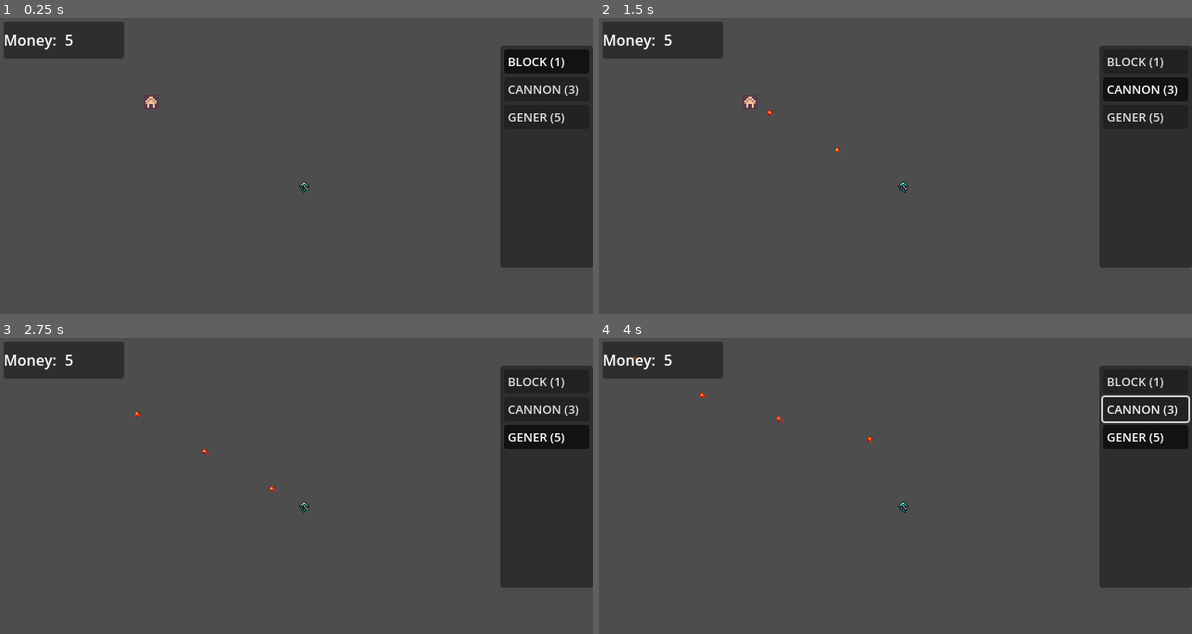
Above: before the commit, frames 1-4 (two rows, left to right).
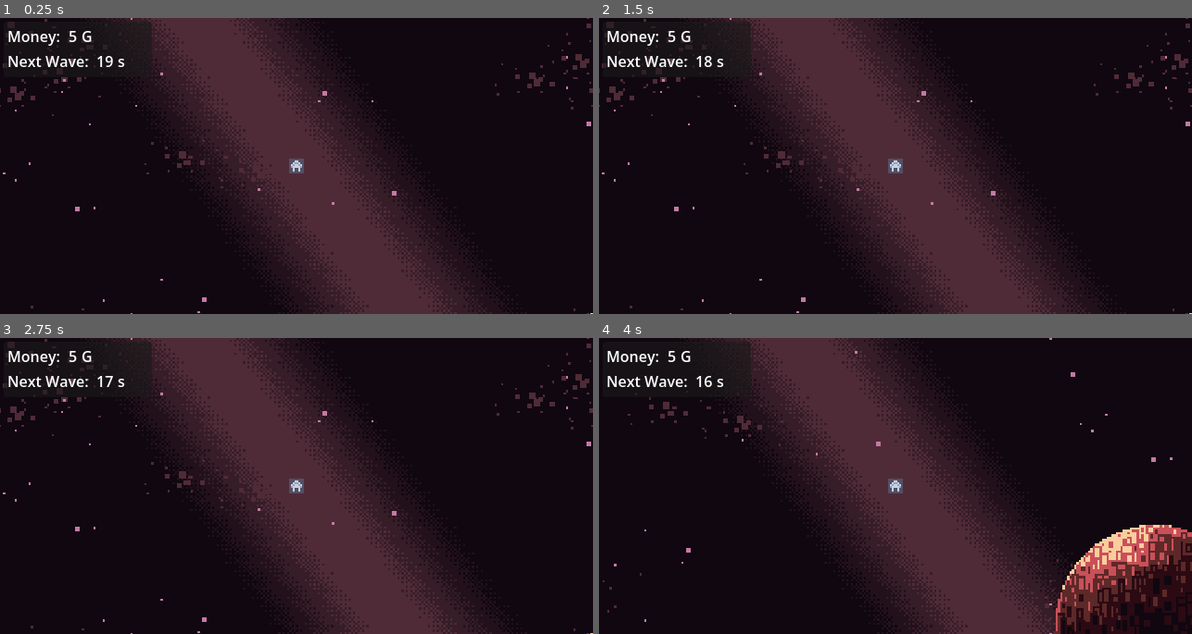
Above: after the commit, the same moments.

Repository: Befrimon/SpaceJourney
Game: Godot game, scene res://scenes/main.tscn
Two runs of this game, one before a commit and one after it. Both use one fixed random seed, a clock stepped at 60 frames per second and the inputs below.
Inputs (mouse positions are in pixels of both pictures, inside the frame that each line leads up to):
- Up to frame 1 (0.25 s): no input
- Up to frame 2 (1.5 s): click (1144, 62) at 0.5 s, where only the run before the commit has a clickable "BLOCK (1)"; click (1144, 89) at 1.25 s, where only the run before the commit has a clickable "CANNON (3)"
- Up to frame 3 (2.75 s): click (545, 435) at 2 s, where only the run before the commit has a clickable "GENER (5)"
- Up to frame 4 (4 s): move the mouse to (1025, 471) at 2.77 s; hold D (right) 2.78-3.53 s; click (1025, 471) at 2.85 s; tap Tab (switch_build) at 3.05, 3.6 s; move the mouse to (1025, 465) at 3.52 s; hold S (down) from 3.53 s (still down); click (1025, 465) at 3.8 s

The runs differ from the first frame. In frame 1, 98% of the frame differs, in the area x 0-100%, y 0-100%; in frame 2, 98%; in frame 3, 98%; in frame 4, 98%.

Commit message:
Many shit and game can play

Diff:
--- a/project.godot
+++ b/project.godot
@@ -94,3 +94,4 @@
 textures/canvas_textures/default_texture_filter=0
 rendering_device/driver.windows="d3d12"
 renderer/rendering_method="mobile"
+environment/defaults/default_clear_color=Color(1.92523e-07, 0.35691184, 0.28743407, 1)
--- a/resources/tile/block.tres
+++ b/resources/tile/block.tres
@@ -1,10 +1,10 @@
 [gd_resource type="Resource" script_class="MyTileData" format=3 uid="uid://c58nsa68doo2u"]
 
 [ext_resource type="Script" uid="uid://nox1a0ixv83j" path="res://scripts/resources/tile_data.gd" id="1_qxnln"]
-[ext_resource type="Texture2D" uid="uid://dwtfj4pokbxc" path="res://assets/Style E/tilemap_packed.png" id="2_abvub"]
+[ext_resource type="Texture2D" uid="uid://dm38qccghoy63" path="res://assets/Style A/tilemap_packed.png" id="2_qxnln"]
 
 [sub_resource type="AtlasTexture" id="AtlasTexture_id3vc"]
-atlas = ExtResource("2_abvub")
+atlas = ExtResource("2_qxnln")
 region = Rect2(8, 8, 8, 8)
 
 [resource]
--- a/resources/tile/cannon.tres
+++ b/resources/tile/cannon.tres
@@ -1,7 +1,7 @@
 [gd_resource type="Resource" script_class="MyTileData" format=3 uid="uid://cchrl52u3sjhq"]
 
 [ext_resource type="Script" uid="uid://nox1a0ixv83j" path="res://scripts/resources/tile_data.gd" id="1_by7fr"]
-[ext_resource type="Texture2D" uid="uid://dwtfj4pokbxc" path="res://assets/Style E/tilemap_packed.png" id="2_an3s7"]
+[ext_resource type="Texture2D" uid="uid://dm38qccghoy63" path="res://assets/Style A/tilemap_packed.png" id="2_an3s7"]
 
 [sub_resource type="AtlasTexture" id="AtlasTexture_id3vc"]
 atlas = ExtResource("2_an3s7")
--- a/resources/tile/generator.tres
+++ b/resources/tile/generator.tres
@@ -1,7 +1,7 @@
 [gd_resource type="Resource" script_class="MyTileData" format=3 uid="uid://bonxe5pryw2ao"]
 
 [ext_resource type="Script" uid="uid://nox1a0ixv83j" path="res://scripts/resources/tile_data.gd" id="1_3kbhl"]
-[ext_resource type="Texture2D" uid="uid://dwtfj4pokbxc" path="res://assets/Style E/tilemap_packed.png" id="2_734c4"]
+[ext_resource type="Texture2D" uid="uid://dm38qccghoy63" path="res://assets/Style A/tilemap_packed.png" id="2_734c4"]
 
 [sub_resource type="AtlasTexture" id="AtlasTexture_t1hqp"]
 atlas = ExtResource("2_734c4")
--- a/resources/tile/root.tres
+++ b/resources/tile/root.tres
@@ -1,10 +1,10 @@
 [gd_resource type="Resource" script_class="MyTileData" format=3 uid="uid://byi8oguqngvbh"]
 
 [ext_resource type="Script" uid="uid://nox1a0ixv83j" path="res://scripts/resources/tile_data.gd" id="1_lmp2r"]
-[ext_resource type="Texture2D" uid="uid://dwtfj4pokbxc" path="res://assets/Style E/tilemap_packed.png" id="2_ybskk"]
+[ext_resource type="Texture2D" uid="uid://dm38qccghoy63" path="res://assets/Style A/tilemap_packed.png" id="2_uwatp"]
 
 [sub_resource type="AtlasTexture" id="AtlasTexture_weimw"]
-atlas = ExtResource("2_ybskk")
+atlas = ExtResource("2_uwatp")
 region = Rect2(32, 24, 8, 8)
 
 [resource]
--- /dev/null
+++ b/scenes/game_over.tscn
@@ -0,0 +1,65 @@
+[gd_scene format=3 uid="uid://dn5c64myggs71"]
+
+[ext_resource type="Script" uid="uid://btdtvnhljhjr7" path="res://scripts/game_over.gd" id="1_xeevv"]
+
+[node name="GameOver" type="Control" unique_id=996232864]
+process_mode = 3
+layout_mode = 3
+anchors_preset = 15
+anchor_right = 1.0
+anchor_bottom = 1.0
+grow_horizontal = 2
+grow_vertical = 2
+script = ExtResource("1_xeevv")
+
+[node name="ColorRect" type="ColorRect" parent="." unique_id=876143753]
+layout_mode = 1
+anchors_preset = 15
+anchor_right = 1.0
+anchor_bottom = 1.0
+grow_horizontal = 2
+grow_vertical = 2
+color = Color(0, 0, 0, 0.50980395)
+
+[node name="Label" type="Label" parent="." unique_id=1108996599]
+layout_mode = 1
+anchors_preset = 8
+anchor_left = 0.5
+anchor_top = 0.5
+anchor_right = 0.5
+anchor_bottom = 0.5
+offset_left = -44.5
+offset_top = -11.5
+offset_right = 44.5
+offset_bottom = 11.5
+grow_horizontal = 2
+grow_vertical = 2
+theme_override_font_sizes/font_size = 42
+text = "SKILL ISSUE"
+horizontal_alignment = 1
+vertical_alignment = 1
+
+[node name="VBoxContainer" type="VBoxContainer" parent="." unique_id=321751261]
+layout_mode = 1
+anchors_preset = 8
+anchor_left = 0.5
+anchor_top = 0.5
+anchor_right = 0.5
+anchor_bottom = 0.5
+offset_left = -48.0
+offset_top = 50.0
+offset_right = 48.0
+offset_bottom = 116.0
+grow_horizontal = 2
+grow_vertical = 2
+
+[node name="Button" type="Button" parent="VBoxContainer" unique_id=508716547]
+layout_mode = 2
+text = "Retry Now"
+
+[node name="Button2" type="Button" parent="VBoxContainer" unique_id=1032116432]
+layout_mode = 2
+text = "Main Menu"
+
+[connection signal="pressed" from="VBoxContainer/Button" to="." method="_on_restart"]
+[connection signal="pressed" from="VBoxContainer/Button2" to="." method="_on_main_menu"]
--- a/scenes/game_ui.tscn
+++ b/scenes/game_ui.tscn
@@ -43,17 +43,21 @@
 &"default": SubResource("Animation_yubou")
 }
 
-[node name="GameUI" type="Control" unique_id=853261546 node_paths=PackedStringArray("shop_animator", "money_label")]
+[node name="GameUI" type="Control" unique_id=853261546 node_paths=PackedStringArray("shop_animator", "money_label", "wave_title", "wave_label", "wave_value")]
 layout_mode = 3
 anchors_preset = 15
 anchor_right = 1.0
 anchor_bottom = 1.0
 grow_horizontal = 2
 grow_vertical = 2
+mouse_filter = 1
 script = ExtResource("1_yubou")
 shop_animator = NodePath("Tiles/AnimationPlayer")
 shop_button_group = ExtResource("2_u2dgd")
-money_label = NodePath("Panel/Money/Count")
+money_label = NodePath("Panel/MarginContainer/VBoxContainer/Money/Count")
+wave_title = NodePath("Panel/MarginContainer/VBoxContainer/Wave/Title")
+wave_label = NodePath("Panel/MarginContainer/VBoxContainer/Wave/Count")
+wave_value = NodePath("Panel/MarginContainer/VBoxContainer/Wave/Value")
 
 [node name="Tiles" type="Panel" parent="." unique_id=1399751600]
 layout_mode = 1
@@ -69,7 +73,6 @@
 
 [node name="AnimationPlayer" type="AnimationPlayer" parent="Tiles" unique_id=270316796]
 libraries/ = SubResource("AnimationLibrary_rns2u")
-autoplay = &"default"
 
 [node name="MarginContainer" type="MarginContainer" parent="Tiles" unique_id=1405594522]
 layout_mode = 1
@@ -121,21 +124,50 @@
 layout_mode = 0
 offset_left = 4.0
 offset_top = 4.0
-offset_right = 134.0
-offset_bottom = 44.0
+offset_right = 164.0
+offset_bottom = 64.0
 
-[node name="Money" type="HBoxContainer" parent="Panel" unique_id=398046492]
+[node name="MarginContainer" type="MarginContainer" parent="Panel" unique_id=361598397]
 layout_mode = 1
 anchors_preset = 15
 anchor_right = 1.0
 anchor_bottom = 1.0
 grow_horizontal = 2
 grow_vertical = 2
+theme_override_constants/margin_left = 4
+theme_override_constants/margin_top = 4
+theme_override_constants/margin_right = 4
+theme_override_constants/margin_bottom = 4
 
-[node name="Title" type="Label" parent="Panel/Money" unique_id=1482467261]
+[node name="VBoxContainer" type="VBoxContainer" parent="Panel/MarginContainer" unique_id=639218853]
+layout_mode = 2
+
+[node name="Money" type="HBoxContainer" parent="Panel/MarginContainer/VBoxContainer" unique_id=398046492]
+layout_mode = 2
+
+[node name="Title" type="Label" parent="Panel/MarginContainer/VBoxContainer/Money" unique_id=1482467261]
 layout_mode = 2
 text = "Money: "
 
-[node name="Count" type="Label" parent="Panel/Money" unique_id=248865405]
+[node name="Count" type="Label" parent="Panel/MarginContainer/VBoxContainer/Money" unique_id=248865405]
 layout_mode = 2
 text = "1000"
+
+[node name="Value" type="Label" parent="Panel/MarginContainer/VBoxContainer/Money" unique_id=1920437597]
+layout_mode = 2
+text = "G"
+
+[node name="Wave" type="HBoxContainer" parent="Panel/MarginContainer/VBoxContainer" unique_id=547447991]
+layout_mode = 2
+
+[node name="Title" type="Label" parent="Panel/MarginContainer/VBoxContainer/Wave" unique_id=1941678711]
+layout_mode = 2
+text = "Next Wave:"
+
+[node name="Count" type="Label" parent="Panel/MarginContainer/VBoxContainer/Wave" unique_id=297432172]
+layout_mode = 2
+text = "20"
+
+[node name="Value" type="Label" parent="Panel/MarginContainer/VBoxContainer/Wave" unique_id=1945091114]
+layout_mode = 2
+text = "s"
--- a/scenes/ship.tscn
+++ b/scenes/ship.tscn
@@ -8,10 +8,12 @@
 [sub_resource type="ButtonGroup" id="ButtonGroup_tfsc7"]
 allow_unpress = true
 
-[node name="Ship" type="CharacterBody2D" unique_id=65887 node_paths=PackedStringArray("preview_container")]
+[node name="Ship" type="CharacterBody2D" unique_id=65887 node_paths=PackedStringArray("root", "preview_container", "canvas")]
 scale = Vector2(2, 2)
 script = ExtResource("1_2gnfn")
+root = NodePath("Root")
 preview_container = NodePath("PreviewContainer")
+canvas = NodePath("CanvasLayer")
 
 [node name="PreviewContainer" type="Node2D" parent="." unique_id=1133813455]
 
--- a/scenes/tile.tscn
+++ b/scenes/tile.tscn
@@ -12,6 +12,8 @@
 
 [sub_resource type="CircleShape2D" id="CircleShape2D_ywnoi"]
 radius = 2.0
+
+[sub_resource type="CircleShape2D" id="CircleShape2D_jy7pm"]
 
 [node name="Tile" type="StaticBody2D" unique_id=222142140 node_paths=PackedStringArray("sprite", "hitbox", "allow_area", "deny_area", "money_timer")]
 input_pickable = true
@@ -54,6 +56,13 @@
 
 [node name="MoneyIncome" type="Timer" parent="." unique_id=921130354]
 
+[node name="BlockSpawn" type="Area2D" parent="." unique_id=1481749713]
+collision_layer = 4
+collision_mask = 4
+
+[node name="CollisionShape2D" type="CollisionShape2D" parent="BlockSpawn" unique_id=934424375]
+shape = SubResource("CircleShape2D_jy7pm")
+
 [connection signal="hit" from="." to="." method="_on_hit"]
 [connection signal="mouse_entered" from="." to="." method="_on_mouse_entered"]
 [connection signal="mouse_exited" from="." to="." method="_on_mouse_exited"]
--- a/scenes/world_2d.tscn
+++ b/scenes/world_2d.tscn
@@ -1,12 +1,54 @@
 [gd_scene format=3 uid="uid://xprumt385jx"]
 
 [ext_resource type="PackedScene" uid="uid://efljw0rusemx" path="res://scenes/ship.tscn" id="1_pneyj"]
-[ext_resource type="PackedScene" uid="uid://n5jf0bgbamc7" path="res://scenes/enemy.tscn" id="2_yoglf"]
+[ext_resource type="Script" uid="uid://cyynaa53iqa0k" path="res://scripts/world_2d.gd" id="1_vydw8"]
+[ext_resource type="Texture2D" uid="uid://bd48fnljvtocq" path="res://assets/space_background_pack/space_background_pack/Assets/Old Version/layers/parallax-space-backgound.png" id="2_ieres"]
+[ext_resource type="Texture2D" uid="uid://btta404c7q21e" path="res://assets/space_background_pack/space_background_pack/Assets/Old Version/layers/parallax-space-stars.png" id="3_6cuhj"]
+[ext_resource type="Texture2D" uid="uid://byp6krc41c6rp" path="res://assets/space_background_pack/space_background_pack/Assets/Old Version/layers/parallax-space-big-planet.png" id="4_vydw8"]
 
-[node name="World2D" type="Node2D" unique_id=399623472]
+[node name="World2D" type="Node2D" unique_id=399623472 node_paths=PackedStringArray("enemy_container", "wave_timer")]
+script = ExtResource("1_vydw8")
+enemy_container = NodePath("EnemyContainer")
+wave_timer = NodePath("WaveTimer")
 
 [node name="Ship" parent="." unique_id=65887 instance=ExtResource("1_pneyj")]
 position = Vector2(163, 91)
 
-[node name="Enemy" parent="." unique_id=753393108 instance=ExtResource("2_yoglf")]
-position = Vector2(329, 183)
+[node name="Camera2D" type="Camera2D" parent="Ship" unique_id=1104703639]
+limit_left = -500
+limit_top = -400
+limit_right = 1500
+limit_bottom = 335
+
+[node name="EnemyContainer" type="Node2D" parent="." unique_id=2018529026]
+
+[node name="ParallaxBackground" type="ParallaxBackground" parent="." unique_id=1619318759]
+
+[node name="BlueBack" type="Sprite2D" parent="ParallaxBackground" unique_id=1989396668]
+position = Vector2(-6, -22)
+scale = Vector2(2.3745031, 2.3745031)
+texture = ExtResource("2_ieres")
+centered = false
+
+[node name="ParallaxLayer" type="ParallaxLayer" parent="ParallaxBackground" unique_id=608502501]
+motion_mirroring = Vector2(640, 320)
+
+[node name="Sprite2D" type="Sprite2D" parent="ParallaxBackground/ParallaxLayer" unique_id=847901602]
+position = Vector2(-20.999998, -24.999998)
+scale = Vector2(2.5, 2.5)
+texture = ExtResource("3_6cuhj")
+centered = false
+
+[node name="ParallaxLayer2" type="ParallaxLayer" parent="ParallaxBackground" unique_id=940318958]
+position = Vector2(367, 242)
+
+[node name="Sprite2D" type="Sprite2D" parent="ParallaxBackground/ParallaxLayer2" unique_id=1443717933]
+position = Vector2(90.99999, -33.999996)
+scale = Vector2(2.5, 2.5)
+texture = ExtResource("4_vydw8")
+centered = false
+
+[node name="WaveTimer" type="Timer" parent="." unique_id=814170892]
+one_shot = true
+
+[connection signal="timeout" from="WaveTimer" to="." method="_spawn_enemies"]
--- /dev/null
+++ b/scripts/game_over.gd
@@ -0,0 +1,11 @@
+extends Control
+
+
+func _on_restart() -> void:
+	get_tree().paused = false
+	SceneManager.change_scene(Constants.SCENES.main_game)
+
+
+func _on_main_menu() -> void:
+	get_tree().paused = false
+	SceneManager.change_scene(Constants.SCENES.main_menu)
--- a/scripts/game_ui.gd
+++ b/scripts/game_ui.gd
@@ -2,10 +2,15 @@
 
 @export var ship_parent: Ship = null
 
+@export_group("Shop")
 @export var shop_animator: AnimationPlayer = null
 @export var shop_button_group: ButtonGroup = null
 
+@export_group("Info")
 @export var money_label: Label = null
+@export var wave_title: Label = null
+@export var wave_label: Label = null
+@export var wave_value: Label = null
 
 var shop_opened: bool = false
 
@@ -15,8 +20,23 @@
 func _process(_delta: float) -> void:
 	money_label.text = "%d" % Global.money
 
+	if Global.wave_active:
+		wave_title.text = "Enemies: "
+		wave_label.text = "%d" % Global.enemy_count
+		wave_value.text = ""
+	else:
+		wave_title.text = "Next Wave: "
+		wave_label.text = "%d" % int(Global.wave_timer.time_left)
+		wave_value.text = "s"
+
+
 	if Input.is_action_just_pressed("switch_build"):
-		pass
+		if !shop_opened:
+			shop_animator.play("default")
+			shop_opened = true
+		else:
+			shop_animator.play_backwards()
+			shop_opened = false
 
 func _select_shop_tile(button: BaseButton) -> void:
 	var data: MyTileData = button.get_meta("tile_data")
--- a/scripts/global/global.gd
+++ b/scripts/global/global.gd
@@ -2,3 +2,16 @@
 
 var money: int = 5
 var player_position: Vector2 = Vector2.ZERO
+
+
+## Waves Control
+var wave: int = 0
+var enemy_count: int = 0
+var wave_delay: int = 0
+var wave_active: bool = false
+var wave_timer: Timer = null
+
+func next_wave() -> void:
+	wave += 1
+	enemy_count = randi_range(wave + 2, int((wave + 2) * 2.5))
+	wave_delay = max(3, int(20 / max(1, wave)))
--- a/scripts/global/scene_manager.gd
+++ b/scripts/global/scene_manager.gd
@@ -15,7 +15,6 @@
 func assert_canvas(new_canvas: CanvasLayer) -> void:
 	canvas_container = new_canvas
 
-
 func change_scene(scene: String) -> void:
 	var packed: PackedScene = load(scene)
 
--- a/scripts/ship.gd
+++ b/scripts/ship.gd
@@ -4,7 +4,9 @@
 signal shop_select(new_data: MyTileData)
 
 @export var speed: float = 1e4
+@export var root: Tile = null
 @export var preview_container: Node2D = null
+@export var canvas: CanvasLayer = null
 
 var current: MyTileData = Constants.TILE_DATA.block
 var preview: Tile = null
@@ -28,6 +30,11 @@
 		preview.build()
 		_recreate_preview()
 
+	if !root:
+		var game_over = preload("uid://dn5c64myggs71").instantiate()
+		canvas.add_child(game_over)
+		get_tree().paused = true
+
 func _physics_process(delta: float) -> void:
 	var x_dir = Input.get_axis("left", "right")
 	var y_dir = Input.get_axis("up", "down")
--- a/scripts/tile.gd
+++ b/scripts/tile.gd
@@ -83,10 +83,12 @@
 
 func _death() -> void:
 	for n in neighbours:
+		if !n: continue
 		n.neighbour_die(self)
 	queue_free()
 
 	for n in neighbours:
+		if !n: continue
 		n.recheck_root()
 
 func _on_mouse_entered() -> void:
--- /dev/null
+++ b/scripts/world_2d.gd
@@ -0,0 +1,48 @@
+extends Node2D
+
+@export var enemy_container: Node2D = null
+@export var wave_timer: Timer = null
+
+func _ready() -> void:
+	Global.next_wave()
+	wave_timer.start(Global.wave_delay)
+	Global.wave_timer = wave_timer
+
+func _process(_delta: float) -> void:
+	if Global.wave_active:
+		Global.enemy_count = enemy_container.get_child_count()
+
+	if Global.enemy_count == 0:
+		Global.wave_active = false
+		Global.next_wave()
+		wave_timer.start(Global.wave_delay)
+
+func _spawn_enemies() -> void:
+	Global.wave_active = true
+	for i in range(Global.enemy_count):
+		var iter = 0
+		while iter < 5 or !_try_spawn():
+			iter += 1
+
+func _try_spawn() -> bool:
+	var enemy = preload("uid://n5jf0bgbamc7").instantiate()
+	var enemy_position = Vector2(
+		randf_range(-100, 500),
+		randf_range(-100, 100),
+	)
+
+	var query = PhysicsPointQueryParameters2D.new()
+	query.position = enemy_position
+	query.collide_with_areas = true
+	query.collide_with_bodies = false
+	query.collision_mask = 4
+
+	var result = get_world_2d().direct_space_state.intersect_point(query)
+	for body in result:
+		if body.collider.has_meta("player_area"):
+			return false
+
+	enemy.position = enemy_position
+	enemy_container.add_child(enemy)
+
+	return true
Binary file added: assets/Style A/tilemap.png
Not shown, added: assets/Style A/tilemap.png.import
Binary file added: assets/Style A/tilemap_packed.png
Not shown, added: assets/Style A/tilemap_packed.png.import
Binary file added: assets/space_background_pack/space_background_pack/Assets/Blue Version/blue-preview.png
Not shown, added: assets/space_background_pack/space_background_pack/Assets/Blue Version/blue-preview.png.import
Binary file added: assets/space_background_pack/space_background_pack/Assets/Blue Version/layered/asteroid-1.png
Not shown, added: assets/space_background_pack/space_background_pack/Assets/Blue Version/layered/asteroid-1.png.import
Binary file added: assets/space_background_pack/space_background_pack/Assets/Blue Version/layered/asteroid-2.png
Not shown, added: assets/space_background_pack/space_background_pack/Assets/Blue Version/layered/asteroid-2.png.import
Binary file added: assets/space_background_pack/space_background_pack/Assets/Blue Version/layered/blue-back.png
Not shown, added: assets/space_background_pack/space_background_pack/Assets/Blue Version/layered/blue-back.png.import
(and 26 more such lines)
